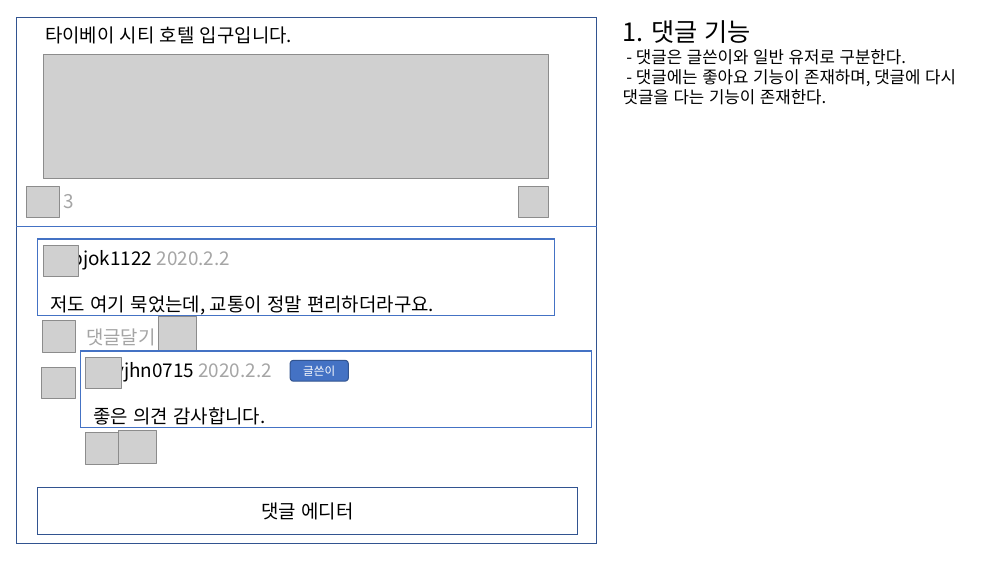
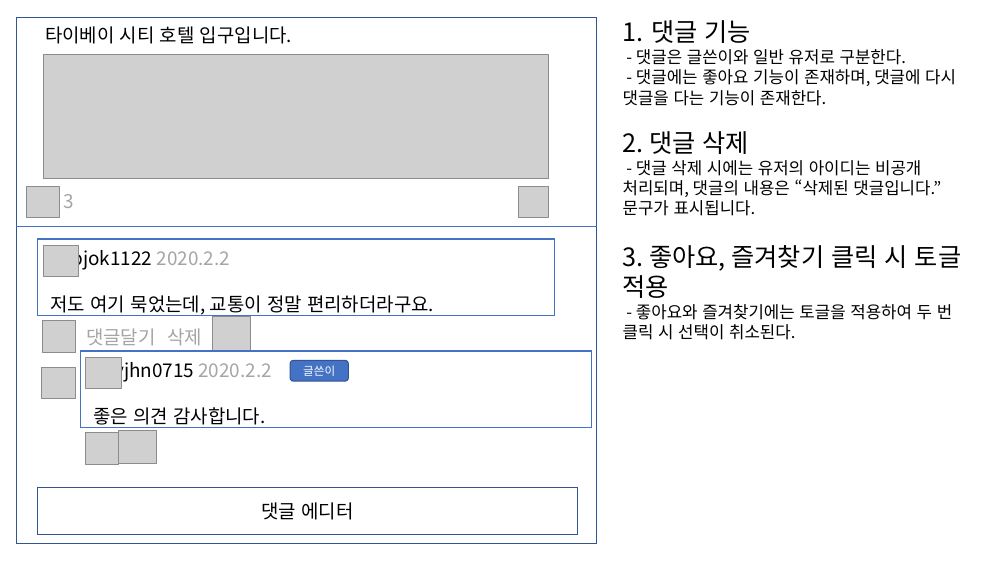
Before and after one commit to pjok1122/travel-community, a slide deck: slide 3 of 화면 기획서.pptx. Drawn at 1008x567 pixels with LibreOffice and Linux fonts; fonts in the diff are those of the drawing; grey boxes stand for pictures. Boxes give left, top, right and bottom in pixels: in the first picture for what was removed or moved away, otherwise in the second. Text is boxed around its words. In the diff, an @@ line names an element or a change of style, - is before the commit and + after.

```diff
--- a/화면 기획서.pptx
+++ b/화면 기획서.pptx
@@ text at (623,131,961,340): paragraphs added @@
+2. 댓글 삭제
+- 댓글 삭제 시에는 유저의 아이디는 비공개 처리되며, 댓글의 내용은 “삭제된 댓글입니다.” 문구가 표시됩니다.
+3. 좋아요, 즐겨찾기 클릭 시 토글 적용
+- 좋아요와 즐겨찾기에는 토글을 적용하여 두 번 클릭 시 선택이 취소된다.
@@ text added at (167,328,202,346), 18 pt, text #A5A5A5 @@
+삭제
@@ picture: place and size @@
-picture at (159,317,197,350)
+picture at (212,317,250,350)
```
Also in this commit, not shown: 2 other slides changed, 2 slides added.
